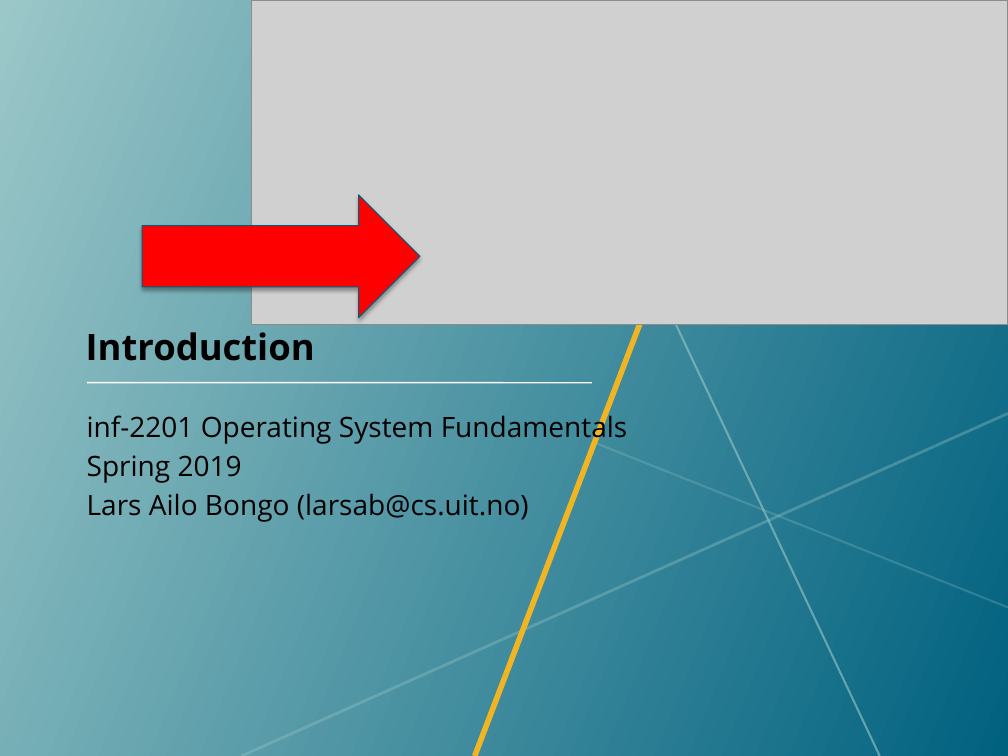
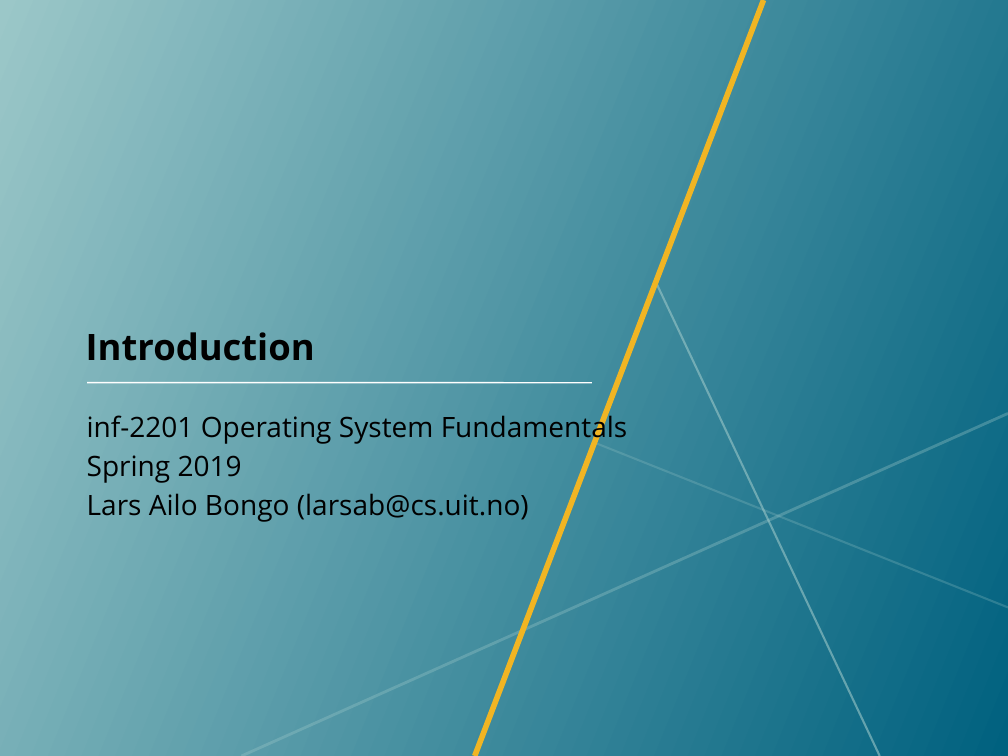
Before and after one commit to uit-inf-2201-s19/uit-inf-2201-s19.github.io, a slide deck: slide 1 of lectures/01-introduction.pptx. Drawn at 1008x756 pixels with LibreOffice and Linux fonts; fonts in the diff are those of the drawing; grey boxes stand for pictures; background and template pictures are left out. Boxes give left, top, right and bottom in pixels: in the first picture for what was removed or moved away, otherwise in the second. Text is boxed around its words. In the diff, an @@ line names an element or a change of style, - is before the commit and + after.

Commit message:
Updated L1 slides

```diff
--- a/lectures/01-introduction.pptx
+++ b/lectures/01-introduction.pptx
@@ picture removed at (252,0,1008,325) @@
@@ up arrow removed at (142,195,420,318) @@
```
